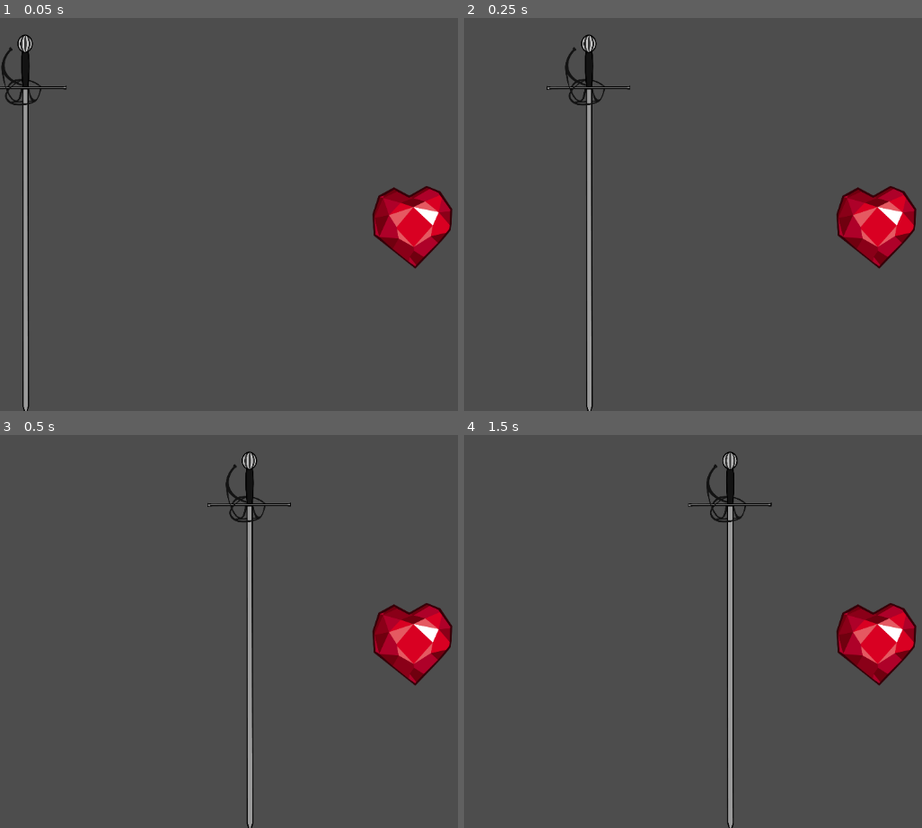
Above: before the commit, frames 1-4 (two rows, left to right).
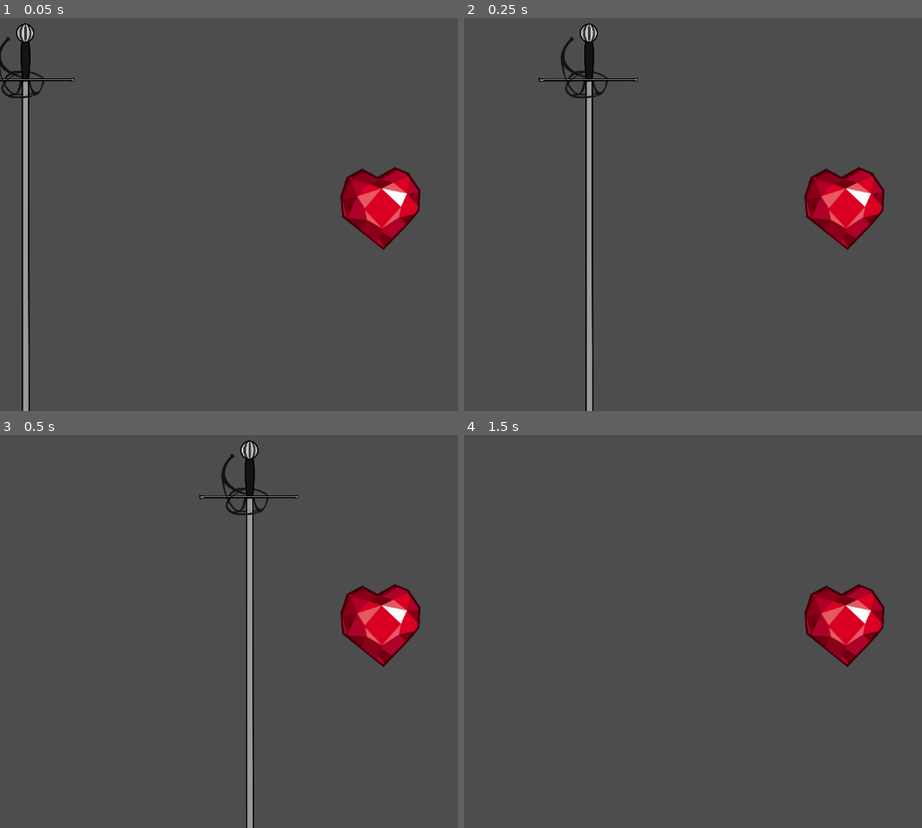
Above: after the commit, the same moments.

Repository: zelcamn/TheGame
Game: Godot game, scene res://scenes/battle_scenes/core_attack_patern.tscn
Same seed, same stepped clock (60 frames per second), same inputs: the game is played once before the commit and once after it. Before the commit the project starts from res://scenes/world.tscn.
Inputs:
- Up to frame 1 (0.05 s): no input
- Up to frame 2 (0.25 s): no input
- Up to frame 3 (0.5 s): no input
- Up to frame 4 (1.5 s): tap Enter (ui_accept) at 0.5, 0.6, 0.77, 1.07, 1.25, 1.35 s; hold Right (moveRight) 0.53-1.28 s; hold Down (moveDown) from 1.28 s (still down)

The runs differ from the first frame. In frame 1, 5.3% of the frame differs, in the area x 0-99%, y 1-100%; in frame 2, 5.4%; in frame 3, 5.4%; in frame 4, 5.5%, in the area x 49-99%, y 4-100%.

Commit message:
создать универсальный патерн атаки, отсортировать папки

Diff:
--- a/project.godot
+++ b/project.godot
@@ -11,13 +11,13 @@
 [application]
 
 config/name="TheGame"
-run/main_scene="res://scenes/world.tscn"
+run/main_scene="res://scenes/battle_scenes/core_attack_patern.tscn"
 config/features=PackedStringArray("4.2", "GL Compatibility")
 config/icon="res://icon.svg"
 
 [autoload]
 
-GlobalInfo="*res://scripts/global_info.gd"
+GlobalInfo="*res://scenes/scripts/global_info.gd"
 
 [input]
 
--- a/scenes/Equipment.tscn
+++ b/scenes/Equipment.tscn
@@ -1,8 +1,9 @@
 [gd_scene load_steps=4 format=3 uid="uid://drgh0tnjxdc6o"]
 
-[ext_resource type="Script" path="res://scripts/Equipment.gd" id="1_3sw3q"]
+[ext_resource type="Script" path="res://scenes/scripts/Equipment.gd" id="1_3sw3q"]
 [ext_resource type="Texture2D" uid="uid://gresw1lrsvak" path="res://res/sprites/weapons/Toy_Knife.png" id="2_f4oso"]
-[ext_resource type="Script" path="res://scripts/Toy_knife.gd" id="3_131qb"]
+[ext_resource type="Script" path="res://scenes/scripts/Toy_knife.gd" id="3_131qb"]
+
 
 [node name="Equipment" type="Node2D"]
 script = ExtResource("1_3sw3q")
--- a/scenes/attack_component.tscn
+++ b/scenes/battle_scenes/attack_component.tscn
@@ -1,6 +1,6 @@
 [gd_scene load_steps=2 format=3 uid="uid://h2gkpi2324v8"]
 
-[ext_resource type="Script" path="res://scripts/attack_component.gd" id="1_sd0mu"]
+[ext_resource type="Script" path="res://scenes/battle_scenes/battle_scripts/attack_component.gd" id="1_sd0mu"]
 
 [node name="attack_component" type="Node2D"]
 script = ExtResource("1_sd0mu")
--- /dev/null
+++ b/scenes/battle_scenes/battle_scripts/core_attack_patern.gd
@@ -0,0 +1,28 @@
+extends Node2D
+
+#const slash_line_scene = preload("res://scenes/sword.tscn")
+const slash_line_scene = preload("res://scenes/battle_scenes/slash_line.tscn")
+
+#параметры вызова атак
+var line = [[Vector2(0,350),0,Vector2(1,0)],[Vector2(0,-200),45,Vector2(1.15,1.15)],
+[Vector2(1000,-200),-45,Vector2(-1.3,1.3)]] #в теории можно наполнять из вне
+
+func _ready():
+	for i in line:
+		if GlobalInfo.enemy_is_dead == 0:
+			var sl = slash_line_scene.instantiate()
+			create_slash_line(i[0],i[1],i[2])
+			await get_tree().create_timer(1).timeout #цикл повторяется через секунду, меч успевает подойди к краю экрана
+			#не критично, но можно доработать
+		else:
+			break
+
+
+func create_slash_line(pos,rot,dir):
+
+	var slash_line = slash_line_scene.instantiate()
+	slash_line.global_position = pos #позиция
+	slash_line.rotation_degrees = rot #угол поворота
+	slash_line.direction = dir #направление (можно суммировать векторы)
+
+	add_child(slash_line)
--- /dev/null
+++ b/scenes/battle_scenes/battle_scripts/slash_line.gd
@@ -0,0 +1,27 @@
+extends CharacterBody2D
+
+@export var speed = 800
+var direction: Vector2
+# Called when the node enters the scene tree for the first time.
+func _physics_process(delta):
+	PressAttack()
+	var collision = move_and_collide(direction*speed*delta)
+	if collision:
+		var collider = collision.get_collider()
+		if collider.has_method("hit"):
+			if collider.hit() <= 0:
+				GlobalInfo.enemy_is_dead = 1
+		#del()
+
+
+func PressAttack():
+	if Input.is_action_just_pressed("ui_accept"):
+		get_node("CollisionShape2D").disabled = false
+		#queue_free()
+		del()
+
+func del():
+	queue_free()
+func _on_visible_on_screen_notifier_2d_screen_exited():
+	#queue_free()
+	del()
--- /dev/null
+++ b/scenes/battle_scenes/core_attack_patern.tscn
@@ -0,0 +1,10 @@
+[gd_scene load_steps=3 format=3 uid="uid://b35w6t3um7c8c"]
+
+[ext_resource type="Script" path="res://scenes/battle_scenes/battle_scripts/core_attack_patern.gd" id="1_2537p"]
+[ext_resource type="PackedScene" uid="uid://b7ae82kihyk5w" path="res://scenes/battle_scenes/heart.tscn" id="2_1vxm1"]
+
+[node name="core_attack_patern" type="Node2D"]
+script = ExtResource("1_2537p")
+
+[node name="heart" parent="." instance=ExtResource("2_1vxm1")]
+position = Vector2(611, 324)
--- a/scenes/heart.tscn
+++ b/scenes/battle_scenes/heart.tscn
@@ -1,8 +1,8 @@
 [gd_scene load_steps=5 format=3 uid="uid://b7ae82kihyk5w"]
 
-[ext_resource type="Script" path="res://scripts/heart.gd" id="1_mcwsf"]
+[ext_resource type="Script" path="res://scenes/battle_scenes/battle_scripts/heart.gd" id="1_mcwsf"]
 [ext_resource type="Texture2D" uid="uid://p4r2b3tekb2s" path="res://res/sprites/testSprites/heart.png" id="2_3crld"]
-[ext_resource type="PackedScene" uid="uid://h2gkpi2324v8" path="res://scenes/attack_component.tscn" id="3_78hp7"]
+[ext_resource type="PackedScene" uid="uid://h2gkpi2324v8" path="res://scenes/battle_scenes/attack_component.tscn" id="3_78hp7"]
 
 [sub_resource type="CircleShape2D" id="CircleShape2D_4x0xo"]
 radius = 70.0
--- /dev/null
+++ b/scenes/battle_scenes/slash_line.tscn
@@ -0,0 +1,25 @@
+[gd_scene load_steps=4 format=3 uid="uid://d3pu6vhxnf67b"]
+
+[ext_resource type="Script" path="res://scenes/battle_scenes/battle_scripts/slash_line.gd" id="1_c7lq7"]
+[ext_resource type="Texture2D" uid="uid://ddufvn6sx5ahp" path="res://res/sprites/testSprites/меч.png" id="1_w8676"]
+
+[sub_resource type="RectangleShape2D" id="RectangleShape2D_wv7qb"]
+size = Vector2(10, 539)
+
+[node name="CharacterBody2D" type="CharacterBody2D"]
+script = ExtResource("1_c7lq7")
+
+[node name="Sprite2D" type="Sprite2D" parent="."]
+scale = Vector2(0.265, 0.264838)
+texture = ExtResource("1_w8676")
+
+[node name="CollisionShape2D" type="CollisionShape2D" parent="."]
+position = Vector2(1, 42.5)
+shape = SubResource("RectangleShape2D_wv7qb")
+disabled = true
+
+[node name="VisibleOnScreenNotifier2D" type="VisibleOnScreenNotifier2D" parent="."]
+position = Vector2(-1.5, 1.21593e-05)
+scale = Vector2(8.35, 33.1)
+
+[connection signal="screen_exited" from="VisibleOnScreenNotifier2D" to="." method="_on_visible_on_screen_notifier_2d_screen_exited"]
--- a/scenes/global_info.tscn
+++ b/scenes/global_info.tscn
@@ -1,6 +1,6 @@
 [gd_scene load_steps=2 format=3 uid="uid://c4rse6c514ppd"]
 
-[ext_resource type="Script" path="res://scripts/global_info.gd" id="1_ig21o"]
+[ext_resource type="Script" path="res://scenes/scripts/global_info.gd" id="1_ig21o"]
 
 [node name="GlobalInfo" type="Node"]
 script = ExtResource("1_ig21o")
--- a/scenes/player.tscn
+++ b/scenes/player.tscn
@@ -1,9 +1,10 @@
 [gd_scene load_steps=7 format=3 uid="uid://br0mek24tjxjd"]
 
-[ext_resource type="Script" path="res://scripts/player.gd" id="1_wy2c8"]
-[ext_resource type="Script" path="res://scripts/player_controller.gd" id="2_a65od"]
+[ext_resource type="Script" path="res://scenes/scripts/player.gd" id="1_wy2c8"]
+[ext_resource type="Script" path="res://scenes/scripts/player_controller.gd" id="2_a65od"]
 [ext_resource type="Texture2D" uid="uid://cnu5xd4xao0j6" path="res://res/sprites/player/stop.png" id="2_dcasc"]
 [ext_resource type="Texture2D" uid="uid://dkn3j0ayhrobw" path="res://res/sprites/player/walk.png" id="3_8tsmi"]
+
 
 [sub_resource type="SpriteFrames" id="SpriteFrames_811fi"]
 animations = [{
--- a/scripts/global_info.gd
+++ b/scenes/scripts/global_info.gd
@@ -11,4 +11,3 @@
 #вспомогательные
 var attack_is_pressed = 0
 var enemy_is_dead = 0
-var line_is_deleted = 0
--- a/scenes/sword.tscn
+++ /dev/null
@@ -1,25 +0,0 @@
-[gd_scene load_steps=4 format=3 uid="uid://bjw6ghg7bnmdb"]
-
-[ext_resource type="Script" path="res://scripts/sword.gd" id="1_5ncl2"]
-[ext_resource type="Texture2D" uid="uid://ddufvn6sx5ahp" path="res://res/sprites/testSprites/меч.png" id="2_ppe4m"]
-
-[sub_resource type="RectangleShape2D" id="RectangleShape2D_n0ltp"]
-size = Vector2(9, 515)
-
-[node name="sword" type="Area2D"]
-script = ExtResource("1_5ncl2")
-
-[node name="Sprite2D" type="Sprite2D" parent="."]
-scale = Vector2(0.223646, 0.250294)
-texture = ExtResource("2_ppe4m")
-
-[node name="CollisionShape2D" type="CollisionShape2D" parent="."]
-position = Vector2(1.5, 37.5)
-shape = SubResource("RectangleShape2D_n0ltp")
-disabled = true
-
-[node name="VisibleOnScreenNotifier2D" type="VisibleOnScreenNotifier2D" parent="."]
-scale = Vector2(7.3, 32.05)
-
-[connection signal="body_entered" from="." to="." method="_on_body_entered"]
-[connection signal="screen_exited" from="VisibleOnScreenNotifier2D" to="." method="_on_visible_on_screen_notifier_2d_screen_exited"]
--- a/scenes/world.tscn
+++ /dev/null
@@ -1,10 +0,0 @@
-[gd_scene load_steps=3 format=3 uid="uid://ctvgk488286rm"]
-
-[ext_resource type="Script" path="res://scripts/world.gd" id="1_3rsvo"]
-[ext_resource type="PackedScene" uid="uid://b7ae82kihyk5w" path="res://scenes/heart.tscn" id="2_ryy8r"]
-
-[node name="core_attack_patern" type="Node2D"]
-script = ExtResource("1_3rsvo")
-
-[node name="heart" parent="." instance=ExtResource("2_ryy8r")]
-position = Vector2(662, 354)
--- a/scripts/sword.gd
+++ /dev/null
@@ -1,42 +0,0 @@
-extends Area2D
-
-class_name sword
-
-@export var speed: int = 800
-var direction: Vector2 = Vector2.RIGHT
-
-#временное решение для остановки меча
-var SwordIsMove = 1
-
-
-func _process(delta):
-	position += direction * speed * delta * SwordIsMove
-	PressAttack()
-
-
-#проверка попал ли хитбокс на хитбокс врага
-func _on_body_entered(body):
-	if "hit" in body:
-		#body.hit()
-		#GlobalInfo.enemy_is_dead = 1
-		if body.hit() <= 0:
-			GlobalInfo.enemy_is_dead = 1
-
-
-#остановка меча + включение хитбокса
-func PressAttack():
-	if Input.is_action_just_pressed("ui_accept"):
-		get_node("CollisionShape2D").disabled = false
-		SwordIsMove = 0
-		GlobalInfo.attack_is_pressed = 1
-		#GlobalInfo.enemy_is_dead=1
-
-#функция для удаления
-func del():
-	queue_free()
-	GlobalInfo.line_is_deleted = 1
-	#print("deleted " + str(GlobalInfo.line_is_deleted))
-
-#удаление при выходе за экран
-func _on_visible_on_screen_notifier_2d_screen_exited():
-	del()
--- a/scripts/world.gd
+++ /dev/null
@@ -1,51 +0,0 @@
-extends Node2D
-
-const slash_line_scene = preload("res://scenes/sword.tscn")
-@export var line : sword
-
-@export var attack_count := 1 #кол-во атак
-
-func _ready():
-	create_slash_line(Vector2(0,350),0, Vector2.RIGHT) #подгрузка первого меча
-	attack_count-=1
-
-#проверка остановился ли меч, если да, то создать новый (от кол-ва атак)
-func if_attack():
-	if GlobalInfo.attack_is_pressed==1 and attack_count>0 and GlobalInfo.enemy_is_dead==0:
-		create_slash_line(Vector2(0,350),0, Vector2.RIGHT + Vector2(0,0))
-		#print(GlobalInfo.enemy_is_dead)
-		attack_count-=1 #
-		GlobalInfo.attack_is_pressed = 0
-
-#проверка удалился ли меч, если да, то создать новый (от кол-ва атак)
-func if_deleted():
-	if GlobalInfo.line_is_deleted == 1 and attack_count>0:
-		create_slash_line(Vector2(0,350),0, Vector2.RIGHT + Vector2(0,0))
-		attack_count-=1 #
-		GlobalInfo.line_is_deleted = 0
-
-
-func _process(delta):
-	if_attack()
-	if_deleted()
-	#if GlobalInfo.attack_is_pressed==1 and cnt>0 and GlobalInfo.enemy_is_dead==0:
-		#create_slash_line(Vector2(0,350),0, Vector2.RIGHT + Vector2(0,0))
-		##print(GlobalInfo.enemy_is_dead)
-		#cnt-=1 #
-		#GlobalInfo.attack_is_pressed = 0
-		#
-	#elif GlobalInfo.line_is_deleted == 1 and cnt>0:
-		#create_slash_line(Vector2(0,350),0, Vector2.RIGHT + Vector2(0,0))
-		#cnt-=1 #
-		#GlobalInfo.line_is_deleted = 0
-
-#добавление меча на сцену(позиция, угол поворота, направление (можно суммировать векторы))
-func create_slash_line(pos:Vector2,rot,dir:Vector2):
-
-	var slash_line = slash_line_scene.instantiate()
-
-	slash_line.global_position = pos #позиция
-	slash_line.rotation_degrees = rot #угол поворота
-	slash_line.direction = dir #направление (можно суммировать векторы)
-	if GlobalInfo.enemy_is_dead == 0:
-		add_child(slash_line)
--- /dev/null
+++ b/test_sword.tscn
@@ -0,0 +1,25 @@
+[gd_scene load_steps=4 format=3 uid="uid://df4bhpfjw7wvp"]
+
+[ext_resource type="Script" path="res://test_sword.gd" id="1_c7lq7"]
+[ext_resource type="Texture2D" uid="uid://ddufvn6sx5ahp" path="res://res/sprites/testSprites/меч.png" id="1_w8676"]
+
+[sub_resource type="RectangleShape2D" id="RectangleShape2D_wv7qb"]
+size = Vector2(10, 539)
+
+[node name="CharacterBody2D" type="CharacterBody2D"]
+script = ExtResource("1_c7lq7")
+
+[node name="Sprite2D" type="Sprite2D" parent="."]
+scale = Vector2(0.265, 0.264838)
+texture = ExtResource("1_w8676")
+
+[node name="CollisionShape2D" type="CollisionShape2D" parent="."]
+position = Vector2(1, 42.5)
+shape = SubResource("RectangleShape2D_wv7qb")
+disabled = true
+
+[node name="VisibleOnScreenNotifier2D" type="VisibleOnScreenNotifier2D" parent="."]
+position = Vector2(-1.5, 1.21593e-05)
+scale = Vector2(8.35, 33.1)
+
+[connection signal="screen_exited" from="VisibleOnScreenNotifier2D" to="." method="_on_visible_on_screen_notifier_2d_screen_exited"]
Not shown, added: res/docsPics/desert1.png.import
Not shown, added: res/docsPics/desert2.png.import
Not shown, added: res/docsPics/detailed_concept_map.jpg.import
Not shown, added: res/docsPics/forest.png.import
Not shown, added: res/docsPics/house.png.import
Not shown, added: res/docsPics/mountain.png.import
Not shown, added: res/docsPics/plains.png.import
Not shown, added: res/docsPics/plains2.png.import
Not shown, added: res/docsPics/raw_concept_map.jpg.import
Not shown, added: res/docsPics/rock.png.import
Renamed: scripts/attack_component.gd -> scenes/battle_scenes/battle_scripts/attack_component.gd
Renamed: scripts/heart.gd -> scenes/battle_scenes/battle_scripts/heart.gd
(and 5 more such lines)
